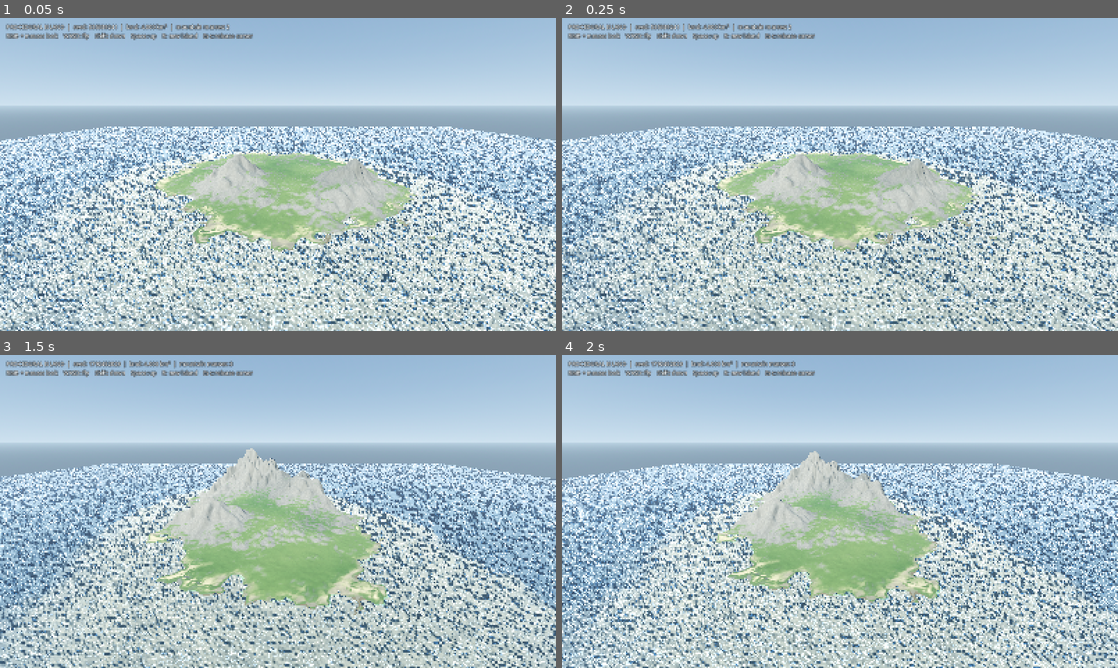
Above: before the commit, frames 1-4 (two rows, left to right).
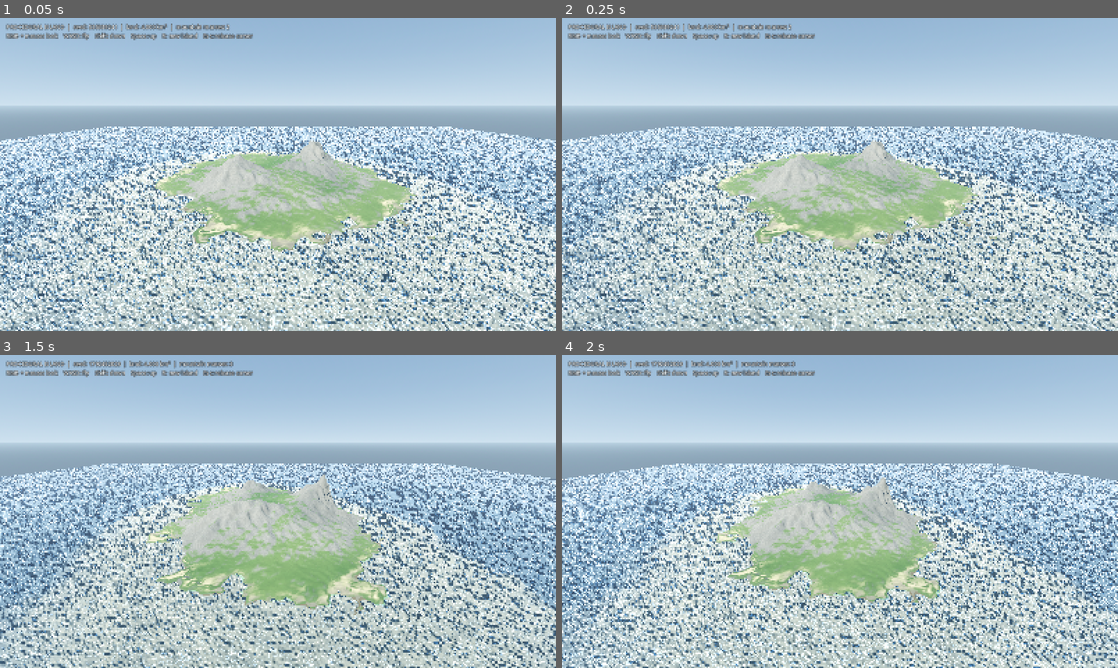
Above: after the commit, the same moments.

Repository: Temeramor/PG-Island
Game: Godot game, scene res://main.tscn
Two runs of this game, one before a commit and one after it. Both use one fixed random seed, a clock stepped at 60 frames per second and the inputs below.
Inputs (mouse positions are in pixels of both pictures, inside the frame that each line leads up to):
- Up to frame 1 (0.05 s): no input
- Up to frame 2 (0.25 s): no input
- Up to frame 3 (1.5 s): tap Enter at 0.5 s; move the mouse to (400, 495) at 0.52 s; hold D 0.53-1.28 s; tap R at 0.6 s; click (400, 495) at 0.67 s; tap Space at 0.77 s; move the mouse to (166, 527) at 1.27 s; hold S from 1.28 s (still down); tap Shift at 1.35 s
- Up to frame 4 (2 s): keep holding S; tap Space at 1.52 s

The runs differ from the first frame. In frame 1, 3.8% of the frame differs, in the area x 28-75%, y 39-72%; in frame 2, 3.7%; in frame 3, 4.7%, in the area x 28-68%, y 29-78%; in frame 4, 4.3%.

Commit message:
Add files via upload

Diff:
--- a/scripts/island_generator.gd
+++ b/scripts/island_generator.gd
@@ -117,13 +117,8 @@
 	var accepted_centres: Array[Vector2] = []
 
 	for i in range(desired_count):
-		var peak_height := 200.0 + 400.0 * pow(rng.randf(), 2.15)
-		var height_ratio := clampf((peak_height - 200.0) / 400.0, 0.0, 1.0)
-		# Taller mountains grow in every horizontal direction, not just vertically.
-		# The radius multiplier increases footprint area quadratically.
-		var size_scale := lerpf(0.82, 1.62, pow(height_ratio, 0.85))
-		var long_radius := rng.randf_range(330.0, 610.0) * size_scale
-		var short_radius := rng.randf_range(215.0, 395.0) * size_scale
+		var long_radius := rng.randf_range(330.0, 610.0)
+		var short_radius := rng.randf_range(215.0, 395.0)
 		var centre := _find_mountain_centre(rng, coast_values, short_radius, accepted_centres)
 		if centre.x > WORLD_SIZE:
 			if result.is_empty():
@@ -135,11 +130,10 @@
 			"angle": rng.randf_range(0.0, TAU),
 			"long_radius": long_radius,
 			"short_radius": short_radius,
-			"peak_height": peak_height,
-			# Lower ridge frequency on larger massifs creates broader ridges.
-			"frequency": rng.randf_range(0.0032, 0.0052) / lerpf(1.0, 1.32, height_ratio),
+			"peak_height": 200.0 + 400.0 * pow(rng.randf(), 2.15),
+			"frequency": rng.randf_range(0.0032, 0.0052),
 			"phase": rng.randf_range(-1000.0, 1000.0),
-			"warp_strength": rng.randf_range(70.0, 145.0) * lerpf(0.9, 1.35, height_ratio),
+			"warp_strength": rng.randf_range(70.0, 145.0),
 		})
 	return result
 
@@ -273,10 +267,8 @@
 						local.y * 0.0024 - phase * 0.37
 					) * 0.13
 
-					# The core envelope is deliberately broader than before: high
-					# mountains should have substantial upper shoulders, not needle peaks.
-					var mountain_core := 1.0 - _smoothstep(0.04, 1.24, radius)
-					var foothill_apron := 1.0 - _smoothstep(0.54, 2.52, radius)
+					var mountain_core := 1.0 - _smoothstep(0.10, 1.14, radius)
+					var foothill_apron := 1.0 - _smoothstep(0.62, 2.38, radius)
 					if mountain_core > 0.0005 or foothill_apron > 0.0005:
 						var frequency := float(mountain["frequency"])
 						var ridge_noise := mountain_noise.get_noise_2d(
@@ -294,10 +286,10 @@
 						)
 						var secondary_ridged := pow(1.0 - absf(secondary_ridge_noise), 2.15)
 						var valley_mask := pow(maxf(1.0 - absf(broad_variation) * 2.7, 0.0), 2.0)
-						var core_envelope := pow(maxf(mountain_core, 0.0), 1.12)
-						# Keep a defined summit, but widen its shoulder so it belongs to a
-						# mountain mass rather than forming a thin isolated needle.
-						var summit_spire := pow(maxf(1.0 - radius / 0.52, 0.0), 1.65)
+						var core_envelope := pow(maxf(mountain_core, 0.0), 1.42)
+						# A narrow summit term breaks the broad central dome into a sharper,
+						# irregular peak while retaining the surrounding ridge system.
+						var summit_spire := pow(maxf(1.0 - radius / 0.36, 0.0), 2.15)
 						var mountain_coast_fade := _smoothstep(-80.0, 320.0, sdf)
 						var foothill_coast_fade := _smoothstep(-180.0, 430.0, sdf)
 						var peak_height := float(mountain["peak_height"])
